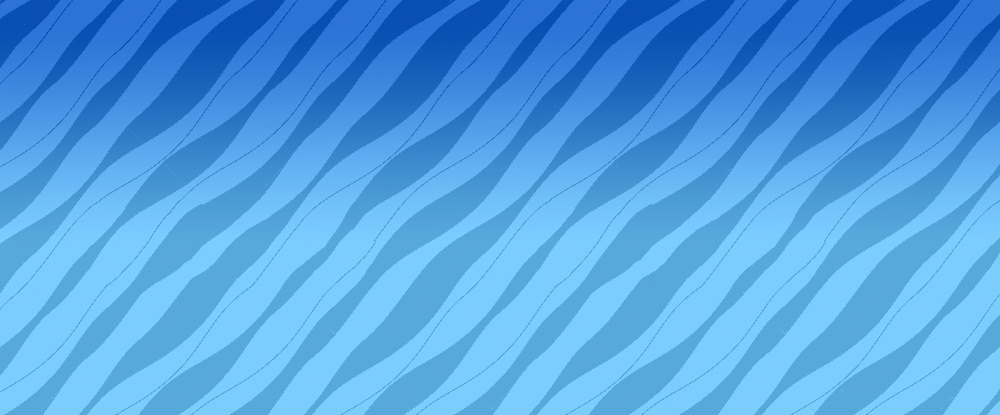
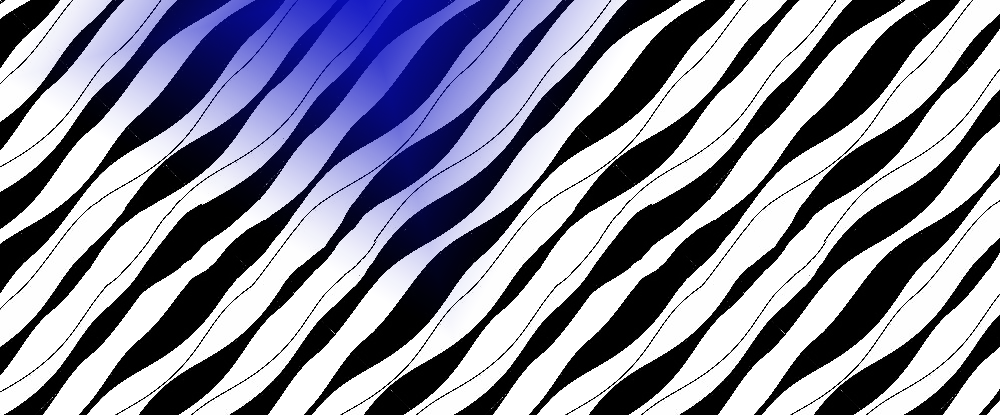
The second 1000x415 image is a revision of the first. Changes to its layers:
added layer "Layer 4" (96%) above "Layer 0" over (5, 0, 653, 341)
hid "Layer 0" over (0, 0, 1000, 415)
